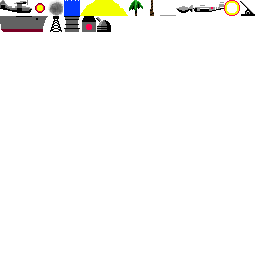
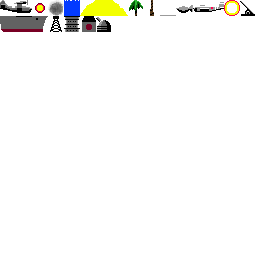
Layers edited between the first and the second 256x256 image:
painted on "tiles.png" over left=65, top=0, right=92, bottom=32
